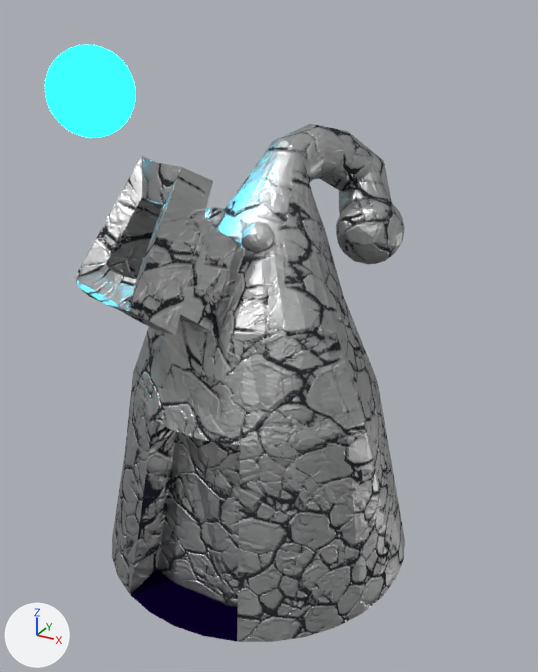
Before and after pictures for a commit that changed the Blender file Assets/Models/Buildings/SlimeHouse.blend.
Both versions are drawn from a camera (50 mm lens) standing at (7.88, -13.76, 12.48) and looking at (-0.04, 0.64, 5.28). Lighting does not change. The marker at lower left points along +X, +Y and +Z.
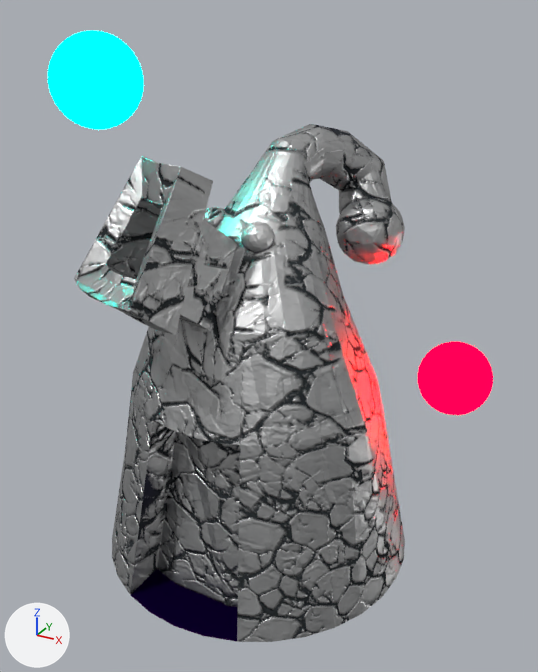
Pixel boxes (x1, y1, x2, y2) of what changed, in the pictures (538 x 672 px):
'Circle', surface changed
    both: (74, 124, 405, 627)
'Sphere', recoloured, surface changed, moved
    before: (45, 45, 136, 138)
    after: (48, 30, 144, 129)
'Sphere.001', added
    after: (418, 342, 493, 415)

The change, as a list of edits to the scene's bpy script:
```text
Change mat_light_sphere:
    mat_light_sphere.base_color: (0.00188, 0.55, 0.8) -> (0.8, 0.0, 0.000817)  # cyan #06c4e7 -> red #e70003
    mat_light_sphere.strength: 25.7 -> 117.9
Change mat_house:
    remove n4 = _N.new('ShaderNodeTexImage'); n4.name = 'Image Texture.001'
    remove n4.image = img_building_colour_r_png
    add n4 = _N.new('ShaderNodeTexImage'); n4.name = 'Image Texture.001'
    add n4.image = img_building_colour_r2_png
    add n4.interpolation = 'Smart'
    add n4.projection_blend = 1.0
    add n4.extension = 'EXTEND'
Add mat_material_001:
    mat_material_001 = emission_material('Material.001')
    mat_material_001.base_color = (0.0, 0.8, 0.622)  # cyan #00e7cf
    mat_material_001.strength = 12.7
Change me_sphere:
    where me_sphere.from_pydata(...)  # 482 vertices, 512 faces; spans x -1.0..1.0, y -1.0..1.0, z -1.0..1.0
    used by ob_sphere; location = (-4.16, -0.22, 10.75)
    me_sphere part 1: 512 faces spanning x -1.0..1.0, y -1.0..1.0, z -1.0..1.0 switch from mat_light_sphere (cyan #06c4e7) to mat_material_001 (cyan #00e7cf)
Add me_sphere_001:
    me_sphere_001.from_pydata(...)  # a UV sphere (32 segments, 16 rings, poles along z) spanning x -1.0..1.0, y -1.0..1.0, z -1.0..1.0
    me_sphere_001.materials.append(mat_light_sphere)  # red #e70003
Change ob_sphere:
    ob_sphere.location: (-4.16, -0.22, 10.75) -> (-3.44, -0.82, 11.07)
Add ob_sphere_001:
    ob_sphere_001 = bpy.data.objects.new('Sphere.001', me_sphere_001)
    ob_sphere_001.location = (3.55, 4.61, 3.26)
```
